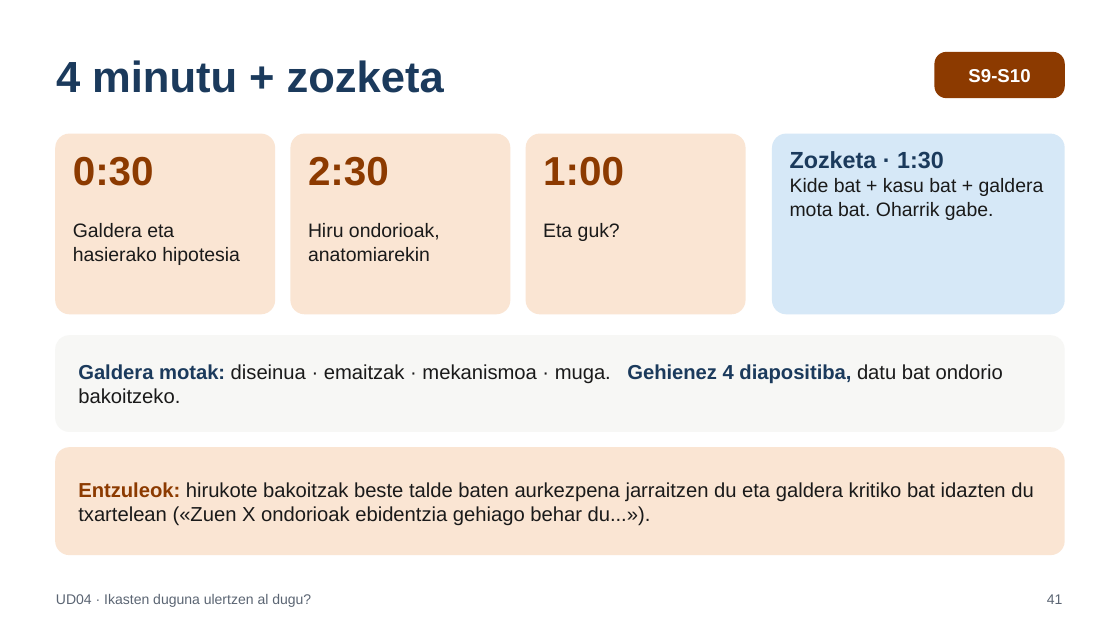
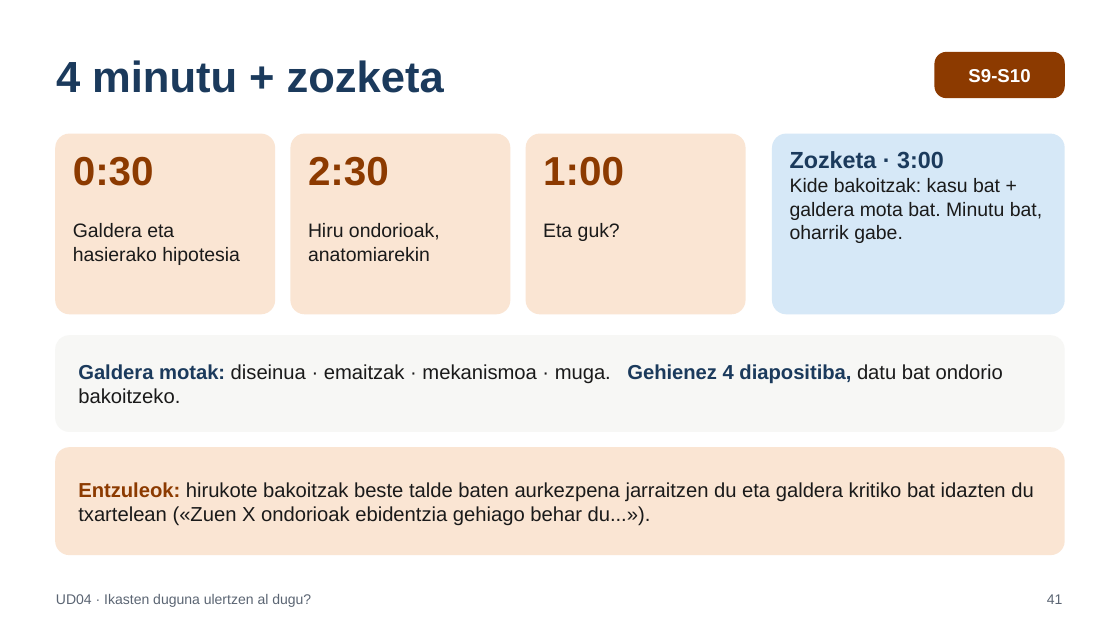
Before and after one commit to btx2-eus/psikologia-btx2, a slide deck: slide 41 of fitxak/UD04_ikerketa_aurkezpena.pptx. Drawn at 1120x630 pixels with LibreOffice and Linux fonts; fonts in the diff are those of the drawing. Boxes give left, top, right and bottom in pixels: in the first picture for what was removed or moved away, otherwise in the second. Text is boxed around its words. In the diff, an @@ line names an element or a change of style, - is before the commit and + after.

```diff
--- a/fitxak/UD04_ikerketa_aurkezpena.pptx
+++ b/fitxak/UD04_ikerketa_aurkezpena.pptx
@@ text at [790, 151, 1042, 243]: text changed @@
-Zozketa · 1:30
-Kide bat + kasu bat + galdera mota bat. Oharrik gabe.
+Zozketa · 3:00
+Kide bakoitzak: kasu bat + galdera mota bat. Minutu bat, oharrik gabe.
```
Also in this commit, not shown: 1 other slide changed, 4 other files.
